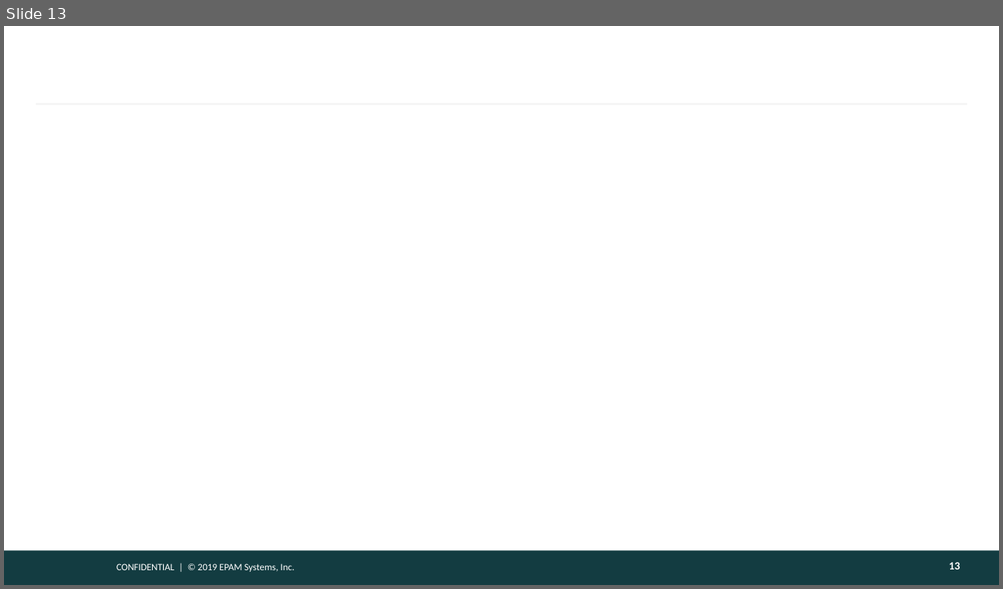
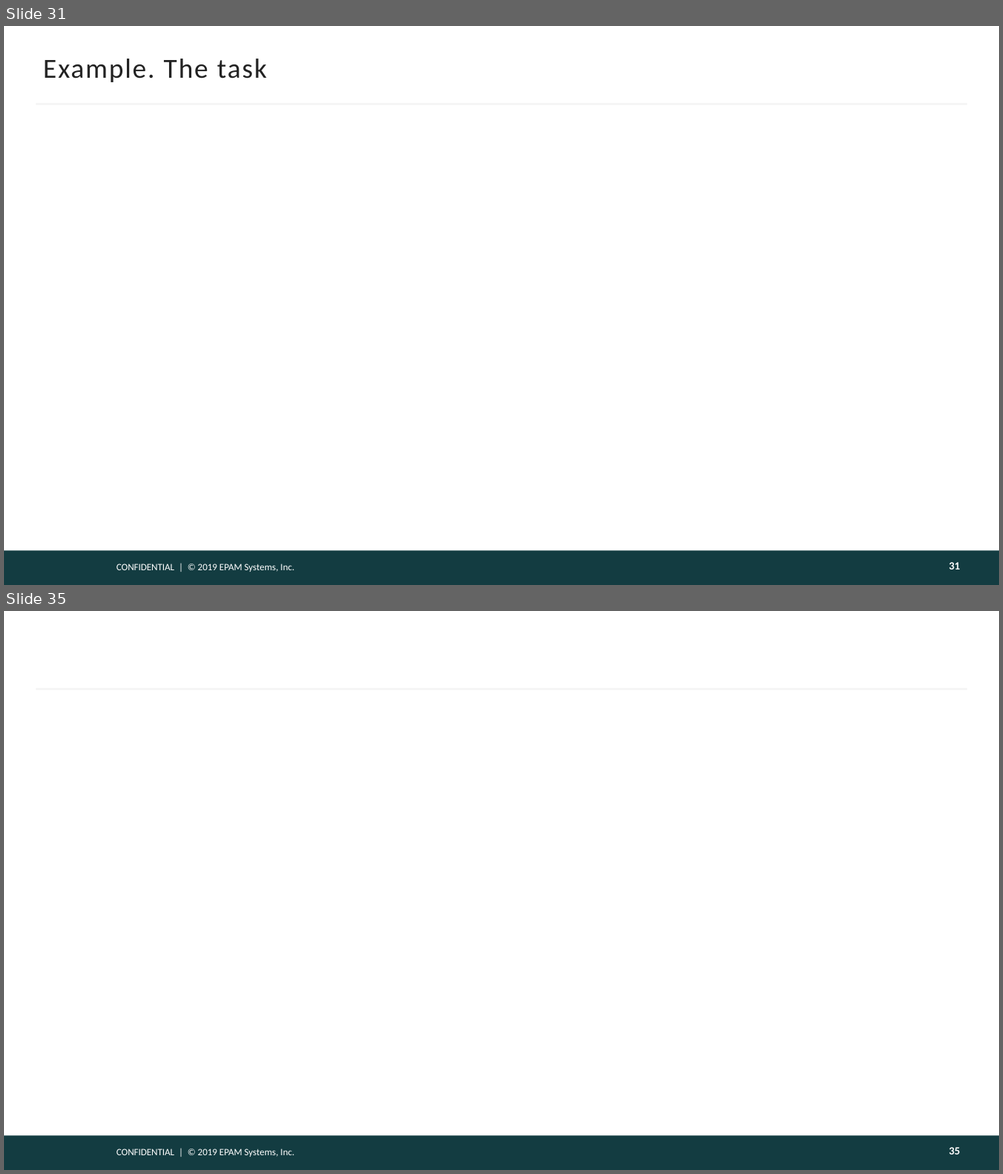
Before and after one commit to DenisPonizovkin/presentations, a slide deck: DesignPatterns.pptx. Shown one above the other, each under a label of ours: slide 13 before the commit, slides 31 and 35 after it; the slides between them are not shown. The pictures are 1003x589 and 1003x1174 pixels, drawn with LibreOffice and Linux fonts; fonts in the diff are those of the drawing; background and template pictures are left out. Boxes give left, top, right and bottom in pixels: in the first picture for what was removed or moved away, otherwise in the second. Text is boxed around its words. In the diff, an @@ line names an element or a change of style, - is before the commit and + after.

```diff
--- a/DesignPatterns.pptx
+++ b/DesignPatterns.pptx
@@ slide 31 added at [4, 26, 999, 585], background #FFFFFF; not listed: 3 template elements that a slide beside it also shows @@
@@ title added at [43, 59, 267, 82], 20 pt, text #222222 @@
+Example. The task
@@ page number added at [948, 562, 959, 570], 8 pt, text #FEFEFE, bold @@
+31
@@ what was slide 13 is now slide 35 @@
@@ page number at [948, 1147, 959, 1155]: text changed @@
-13
+35
```
Also in this commit, not shown: 3 slides changed, 21 other slides added.
